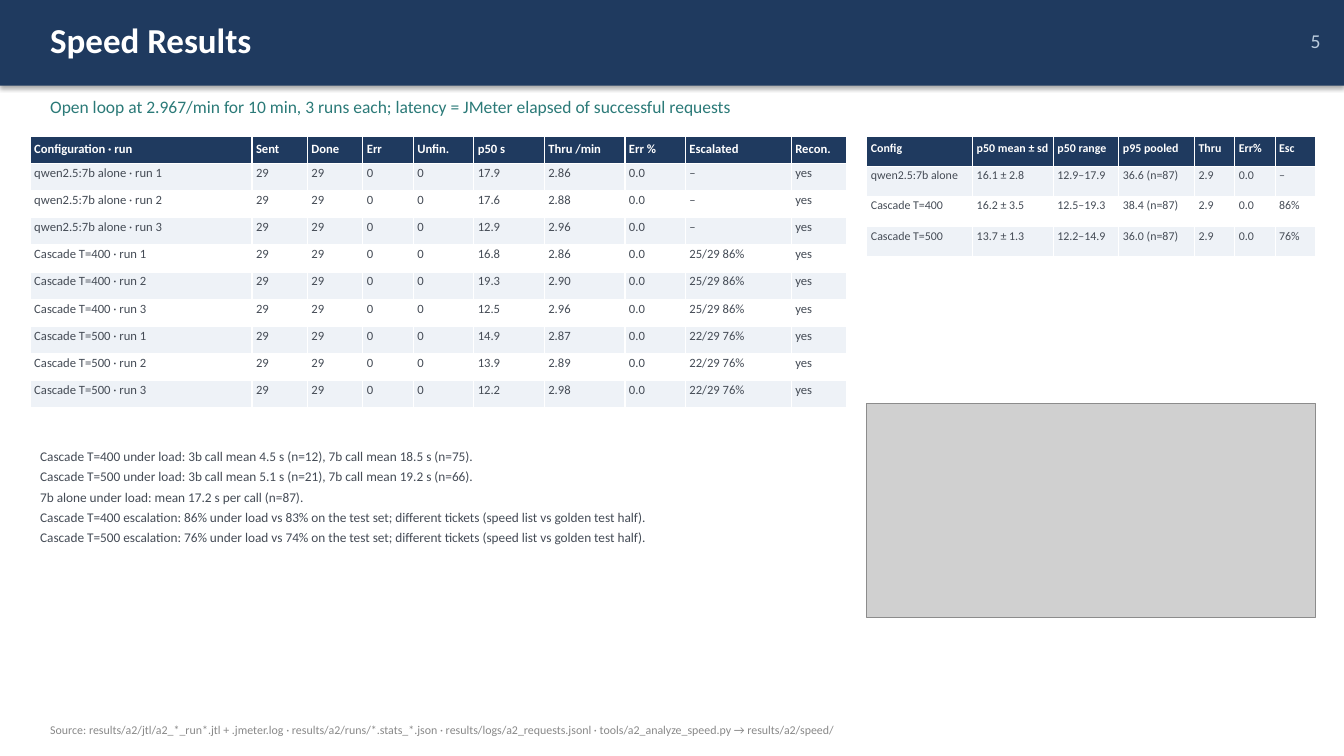
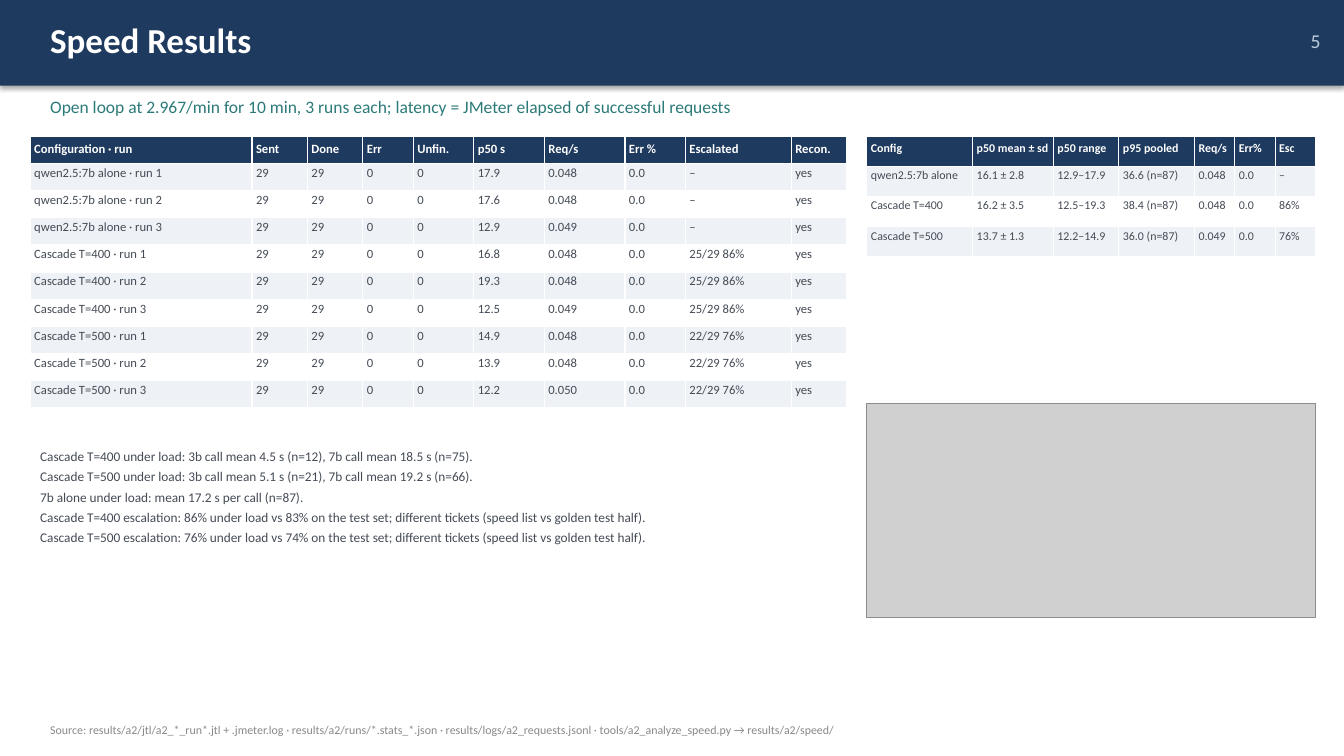
Before and after one commit to AlvinKoh1/ICT3113-Assignment2, a slide deck: slide 5 of deck/Group09_A2.pptx. Drawn at 1344x756 pixels with LibreOffice and Linux fonts; fonts in the diff are those of the drawing; grey boxes stand for pictures. Boxes give left, top, right and bottom in pixels: in the first picture for what was removed or moved away, otherwise in the second. Text is boxed around its words. In the diff, an @@ line names an element or a change of style, - is before the commit and + after.

Commit message:
Final deck fixes
Slide 4: confusion matrices for all six configs. Slide 5: throughput per second. Slide 8: AI declaration split into tool vs team.

```diff
--- a/deck/Group09_A2.pptx
+++ b/deck/Group09_A2.pptx
@@ table at bbox=[30, 136, 847, 408] @@
-row 1, column 7: Thru /min
+row 1, column 7: Req/s
-row 2, column 7: 2.86
+row 2, column 7: 0.048
-row 3, column 7: 2.88
+row 3, column 7: 0.048
-row 4, column 7: 2.96
+row 4, column 7: 0.049
-row 5, column 7: 2.86
+row 5, column 7: 0.048
-row 6, column 7: 2.90
+row 6, column 7: 0.048
-row 7, column 7: 2.96
+row 7, column 7: 0.049
-row 8, column 7: 2.87
+row 8, column 7: 0.048
-row 9, column 7: 2.89
+row 9, column 7: 0.048
-row 10, column 7: 2.98
+row 10, column 7: 0.050
@@ table at bbox=[867, 136, 1316, 257] @@
-row 1, column 5: Thru
+row 1, column 5: Req/s
-row 2, column 5: 2.9
+row 2, column 5: 0.048
-row 3, column 5: 2.9
+row 3, column 5: 0.048
-row 4, column 5: 2.9
+row 4, column 5: 0.049
```
Also in this commit, not shown: 2 other slides changed, 1 other file.
